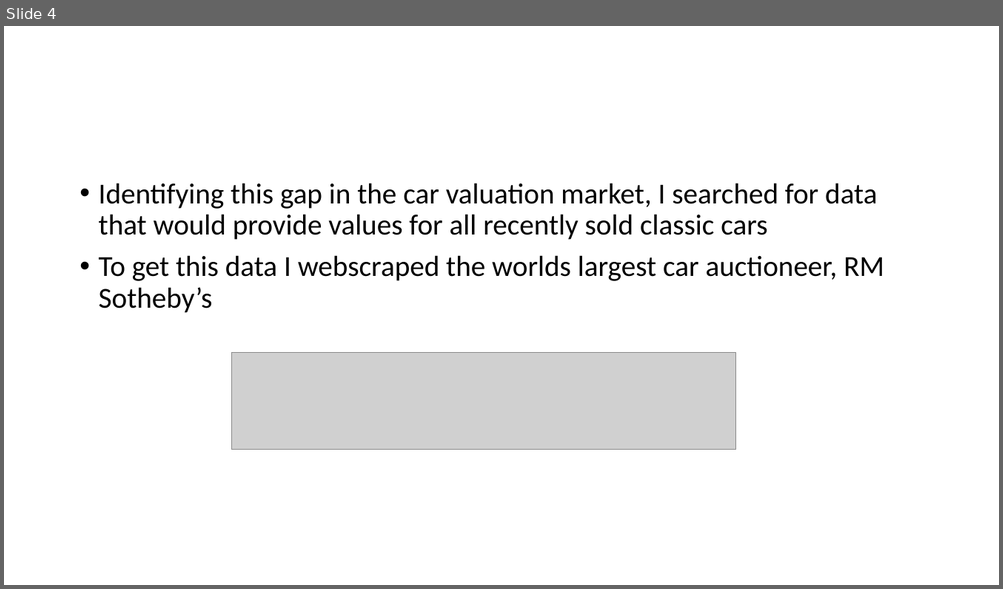
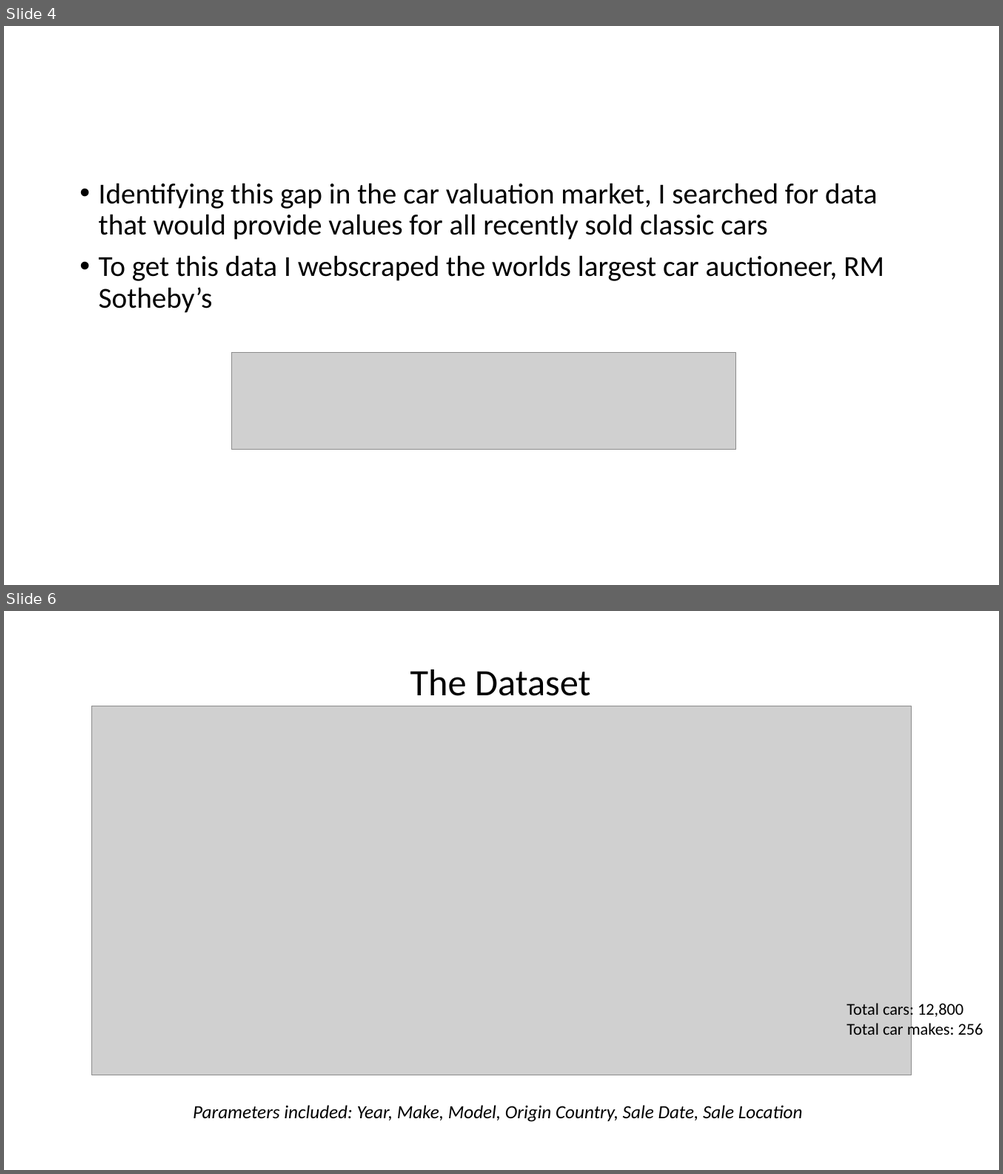
Before and after one commit to tonypennoyer/python_project, a slide deck: Tony_Pennoyer_Python_Proj_Presentation.pptx. Shown one above the other, each under a label of ours: slide 4 before the commit, slides 4 and 6 after it; the slides between them are not shown. The pictures are 1003x589 and 1003x1174 pixels, drawn with LibreOffice and Linux fonts; fonts in the diff are those of the drawing; grey boxes stand for pictures. Boxes give left, top, right and bottom in pixels: in the first picture for what was removed or moved away, otherwise in the second. Text is boxed around its words. In the diff, an @@ line names an element or a change of style, - is before the commit and + after.

```diff
--- a/Tony_Pennoyer_Python_Proj_Presentation.pptx
+++ b/Tony_Pennoyer_Python_Proj_Presentation.pptx
@@ slide 6 added at (4, 611, 999, 1170), background #FFFFFF @@
@@ text added at (410, 669, 590, 696), 36 pt, text #000000 @@
+The Dataset
@@ picture added at (92, 706, 911, 1076) @@
@@ text added at (846, 1001, 983, 1039), 16 pt, text #000000 @@
+Total cars: 12,800
+Total car makes: 256
@@ text added at (193, 1105, 802, 1122), 18 pt, text #000000, italic @@
+Parameters included: Year, Make, Model, Origin Country, Sale Date, Sale Location
```
Also in this commit, not shown: 6 slides changed, 15 other slides added, 4 slides removed, 1 other file.
